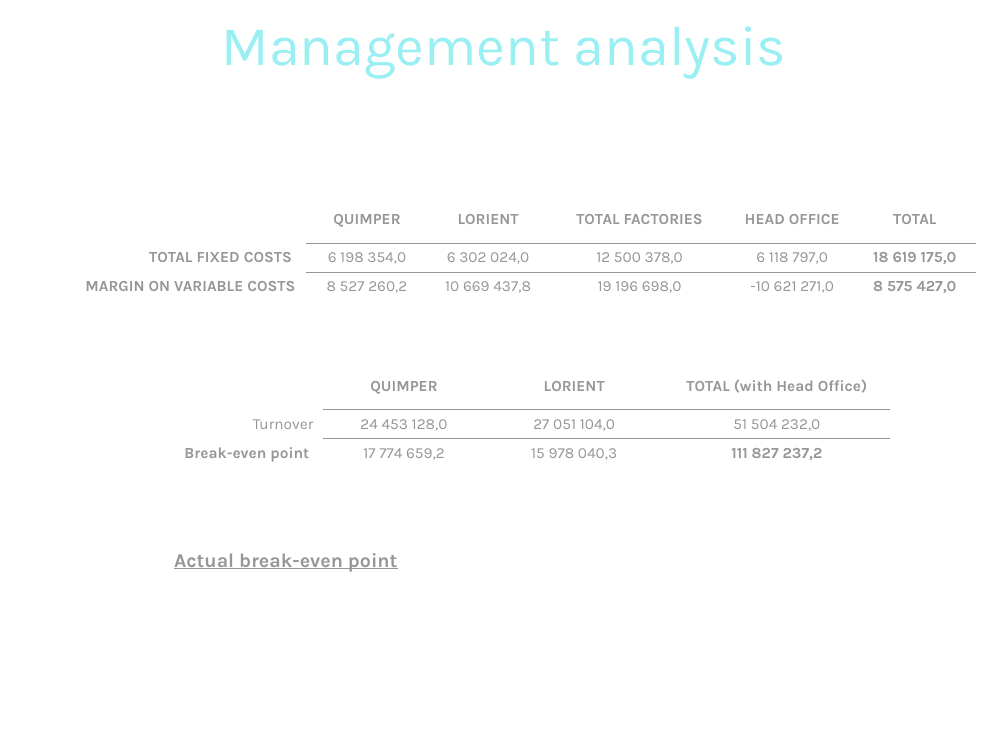
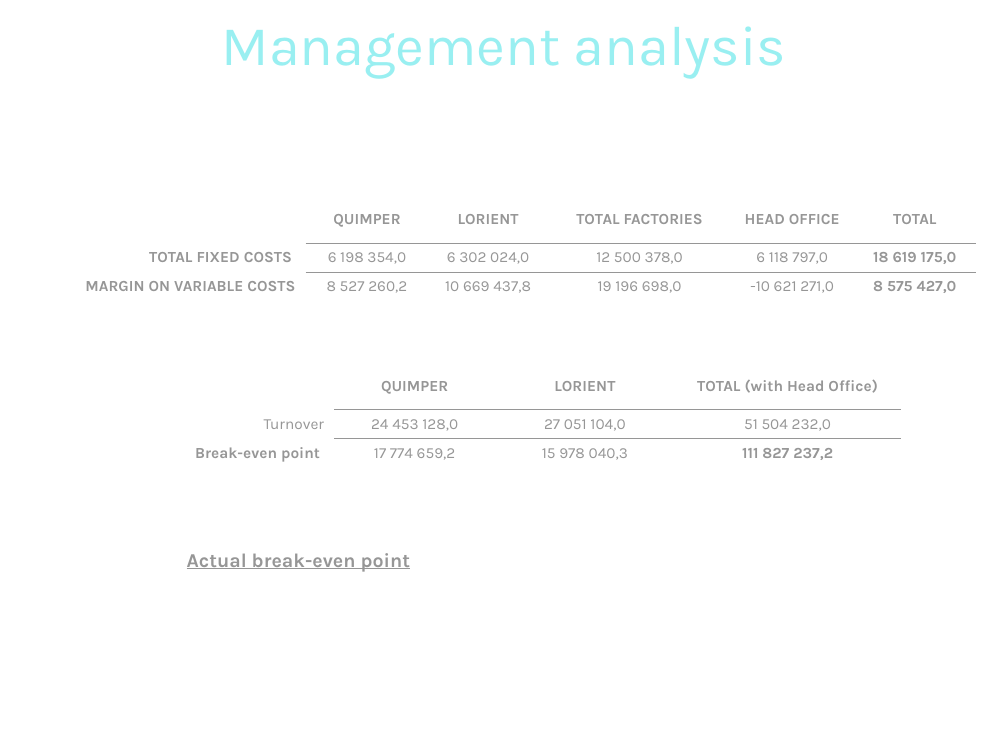
Before and after one commit to pngames/pavillon-noir, a slide deck: slide 18 of .others/tertiaire/tertiaire_finance.ppt. Drawn at 1008x756 pixels with LibreOffice and Linux fonts; fonts in the diff are those of the drawing; background and template pictures are left out. Boxes give left, top, right and bottom in pixels: in the first picture for what was removed or moved away, otherwise in the second. Text is boxed around its words. In the diff, an @@ line names an element or a change of style, - is before the commit and + after.

```diff
--- a/.others/tertiaire/tertiaire_finance.ppt
+++ b/.others/tertiaire/tertiaire_finance.ppt
@@ table: place and size @@
-table at (76, 362, 891, 466)
+table at (86, 362, 901, 466)
@@ text "Actual break-even point": place and size @@
-text "Actual break-even point" at (174, 553, 398, 572)
+text "Actual break-even point" at (187, 553, 411, 572)
```
Also in this commit, not shown: 9 other slides changed.
